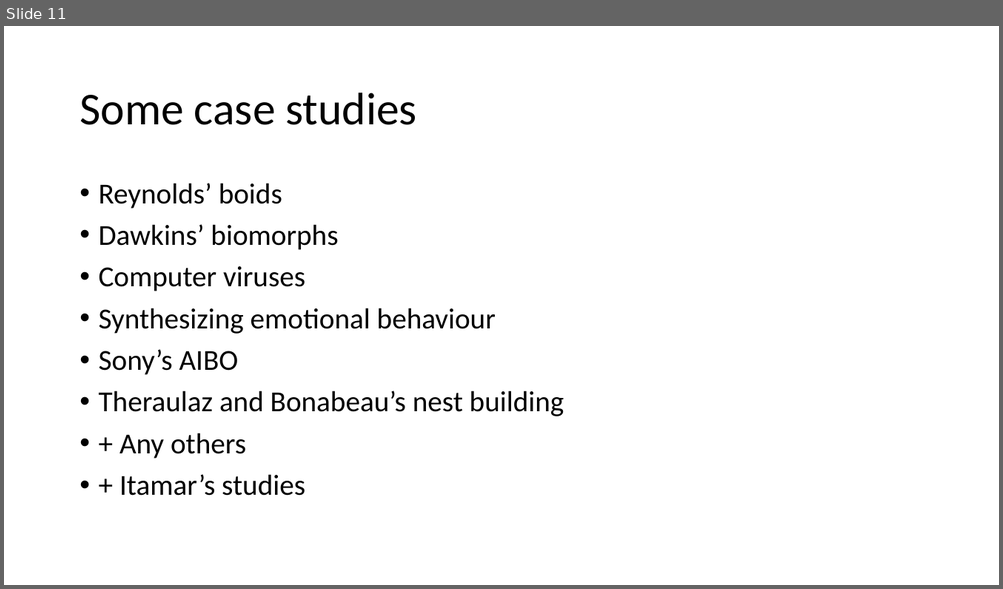
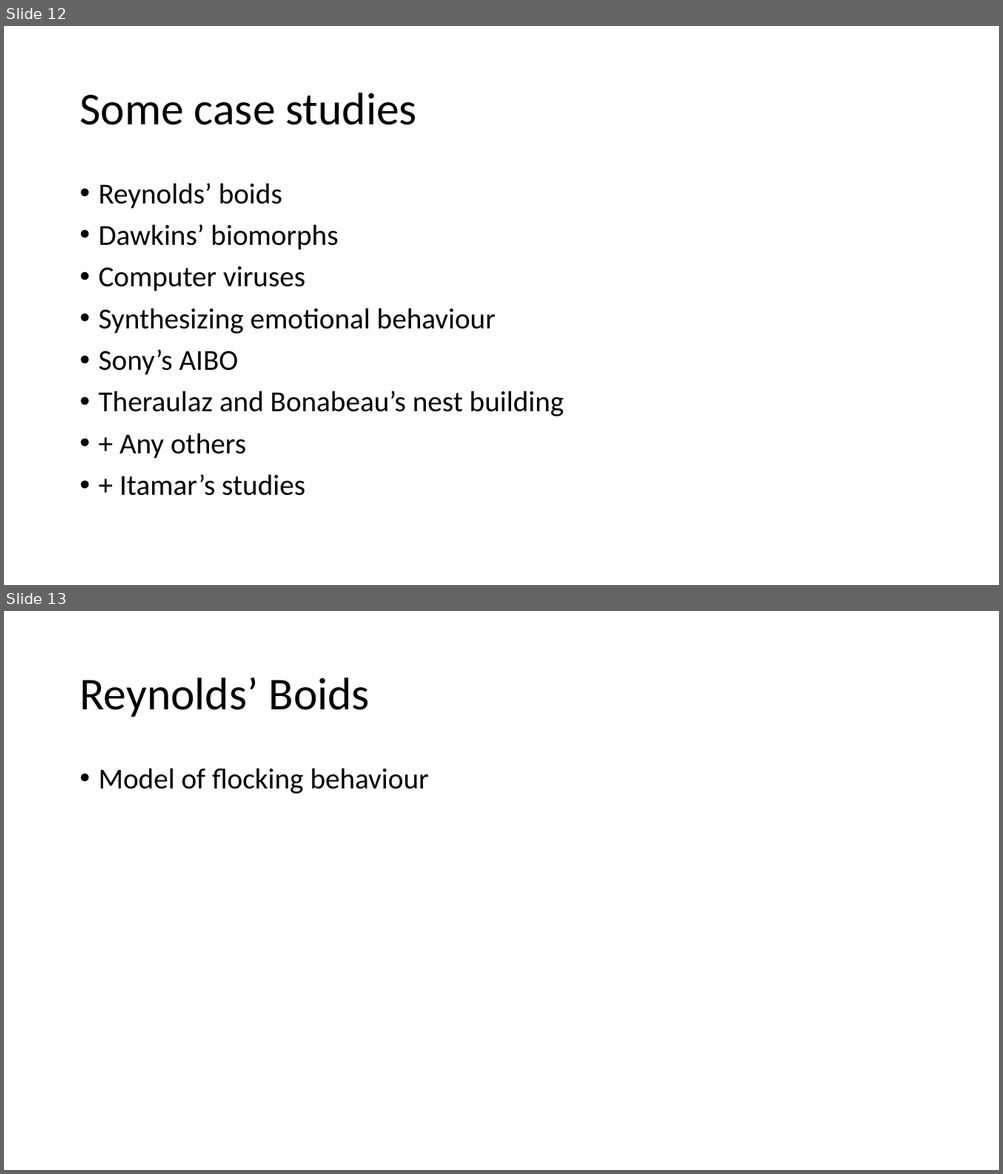
Before and after one commit to BenChurch/Fall2016, a slide deck: CISC879/ChapterPresentation/LectureSlidesCh8.pptx. Shown one above the other, each under a label of ours: slide 11 before the commit, slides 12 and 13 after it. The pictures are 1003x589 and 1003x1174 pixels, drawn with LibreOffice and Linux fonts; fonts in the diff are those of the drawing. Boxes give left, top, right and bottom in pixels: in the first picture for what was removed or moved away, otherwise in the second. Text is boxed around its words. In the diff, an @@ line names an element or a change of style, - is before the commit and + after.

```diff
--- a/CISC879/ChapterPresentation/LectureSlidesCh8.pptx
+++ b/CISC879/ChapterPresentation/LectureSlidesCh8.pptx
@@ slide 13 added at (x1=4, y1=611, x2=999, y2=1170), background #FFFFFF @@
@@ title added at (x1=79, y1=678, x2=370, y2=717), 44 pt, text #000000 @@
+Reynolds’ Boids
@@ text added at (x1=99, y1=768, x2=429, y2=794), 28 pt, text #000000 @@
+• Model of flocking behaviour
@@ what was slide 11 is now slide 12 @@
```
Also in this commit, not shown: 6 slides changed, 3 other slides added, 5 other files.
